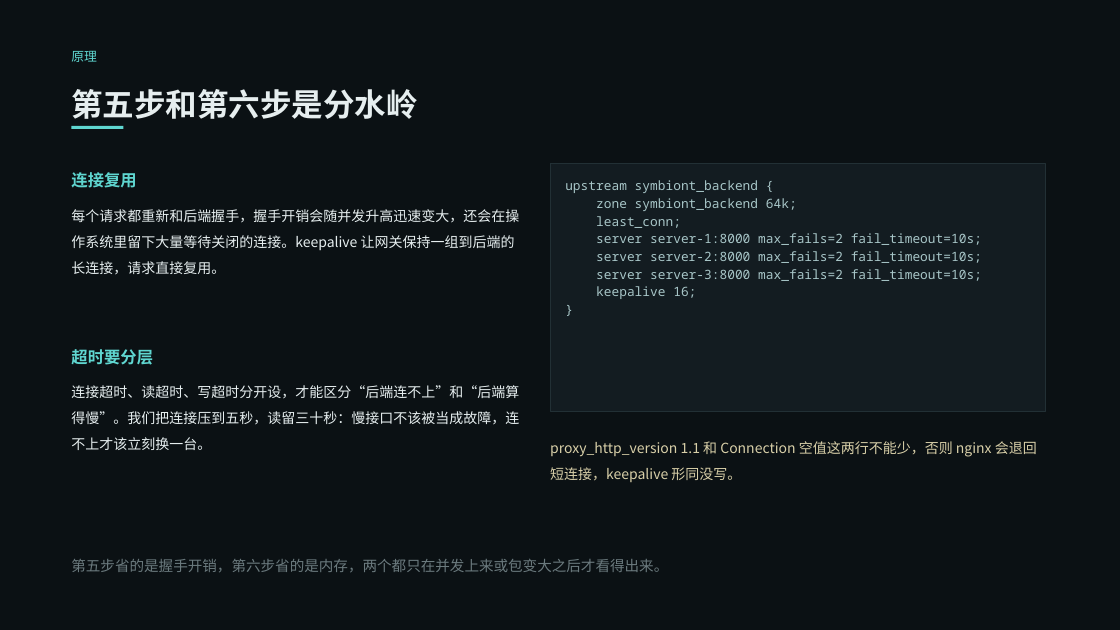
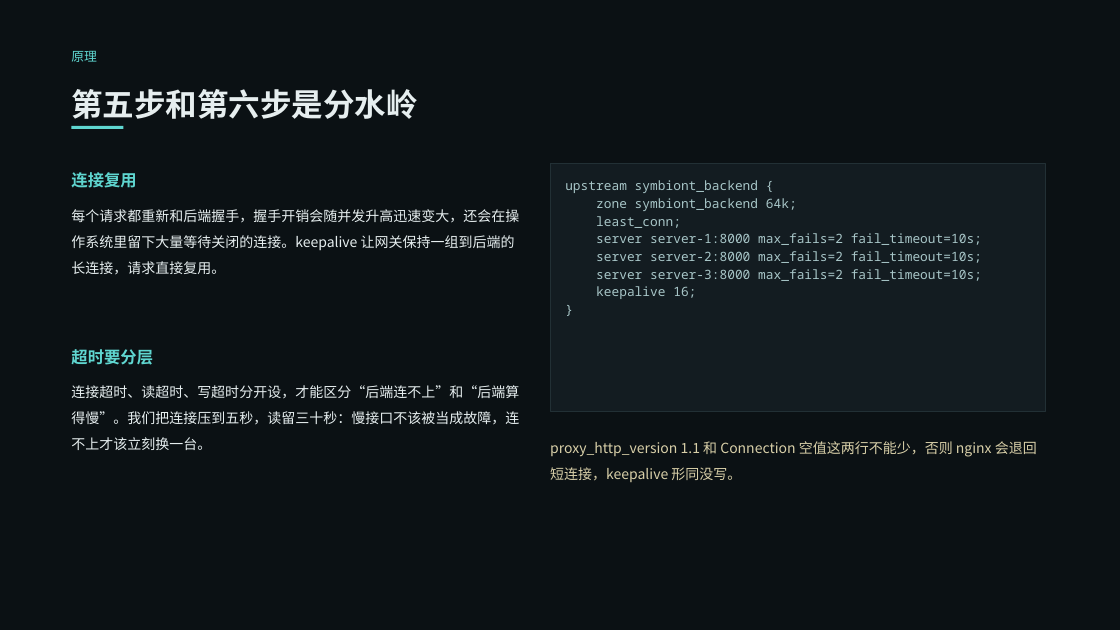
Before and after one commit to VesselPaper/symbiont, a slide deck: slide 5 of share/技术分享-应用代理与负载均衡.pptx. Drawn at 1120x630 pixels with LibreOffice and Linux fonts; fonts in the diff are those of the drawing. Boxes give left, top, right and bottom in pixels: in the first picture for what was removed or moved away, otherwise in the second. Text is boxed around its words. In the diff, an @@ line names an element or a change of style, - is before the commit and + after.

```diff
--- a/share/技术分享-应用代理与负载均衡.pptx
+++ b/share/技术分享-应用代理与负载均衡.pptx
@@ text removed at (71,559,668,572) @@
-第五步省的是握手开销，第六步省的是内存，两个都只在并发上来或包变大之后才看得出来。
```
Also in this commit, not shown: 14 other slides changed, 1 other file.
